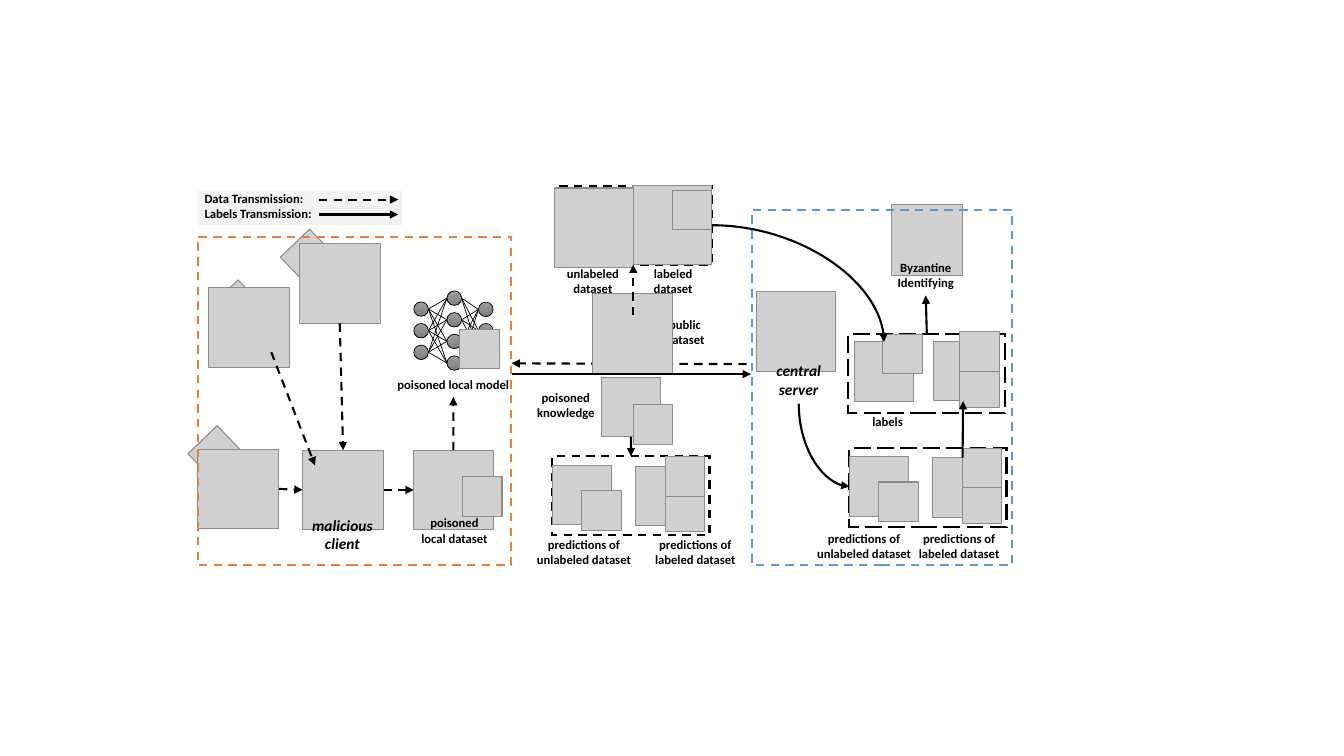
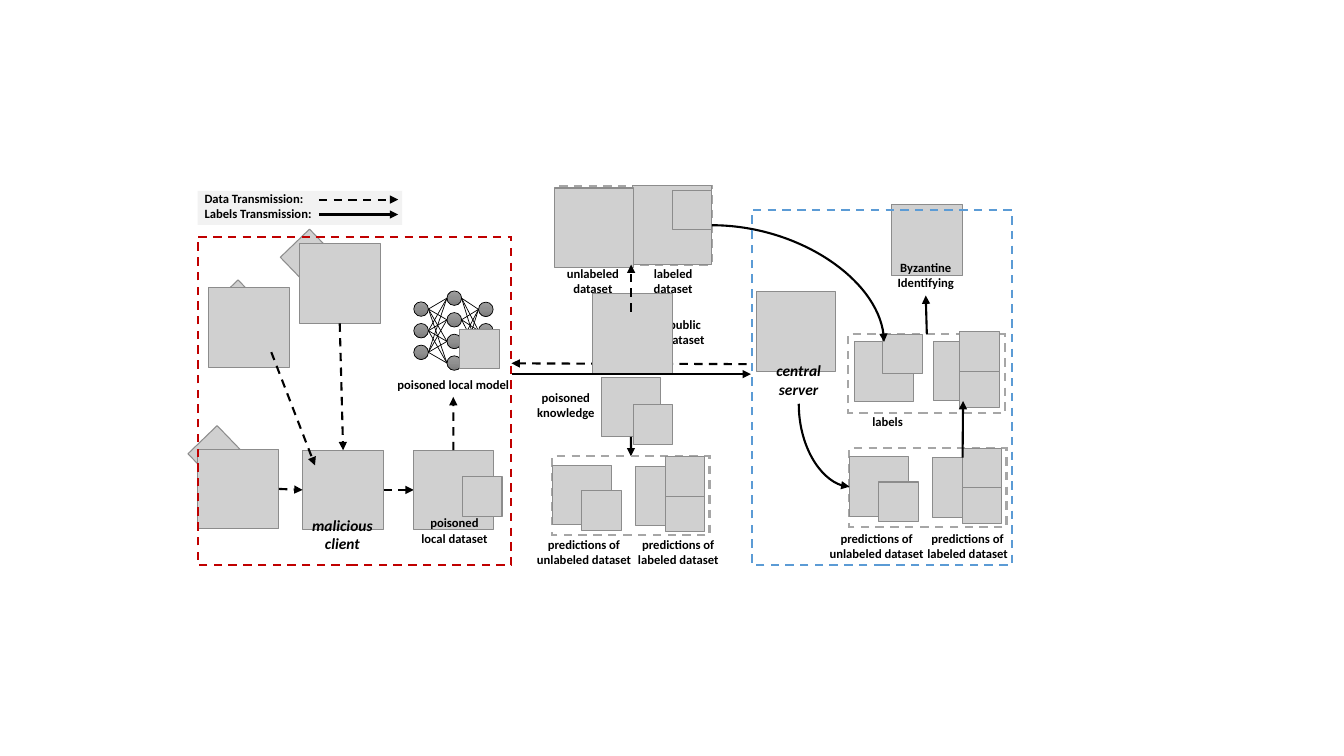
Before and after one commit to WhileBug/FLPhish, a slide deck: slide 1 of Manuscript/figures/Figure_FLPhish.pptx. Drawn at 1344x756 pixels with LibreOffice and Linux fonts; fonts in the diff are those of the drawing; grey boxes stand for pictures. Boxes give left, top, right and bottom in pixels: in the first picture for what was removed or moved away, otherwise in the second. Text is boxed around its words. In the diff, an @@ line names an element or a change of style, - is before the commit and + after.

```diff
--- a/Manuscript/figures/Figure_FLPhish.pptx
+++ b/Manuscript/figures/Figure_FLPhish.pptx
@@ rectangle at [198,237,511,566]: outline #ED7D31 1.5 pt dashed to #C00000 1.5 pt dashed @@
@@ arrow moved from (633, 316) - (633, 265) to (631, 312) - (631, 265) @@
@@ outline #000000 1.5 pt dashed to #A6A6A6 1.5 pt dashed in 4 elements at [555,186,712,264], [553,457,710,535], [850,448,1007,526], [849,334,1006,412] @@
@@ text "predictions of labeled dataset": place and size @@
-text "predictions of labeled dataset" at [655,540,736,564]
+text "predictions of labeled dataset" at [638,540,718,564]
@@ text "predictions of unlabeled dataset": place and size @@
-text "predictions of unlabeled dataset" at [817,534,911,558]
+text "predictions of unlabeled dataset" at [830,534,924,558]
@@ text "predictions of labeled dataset": place and size @@
-text "predictions of labeled dataset" at [919,534,999,558]
+text "predictions of labeled dataset" at [927,534,1008,558]
```
Also in this commit, not shown: 10 other files.
